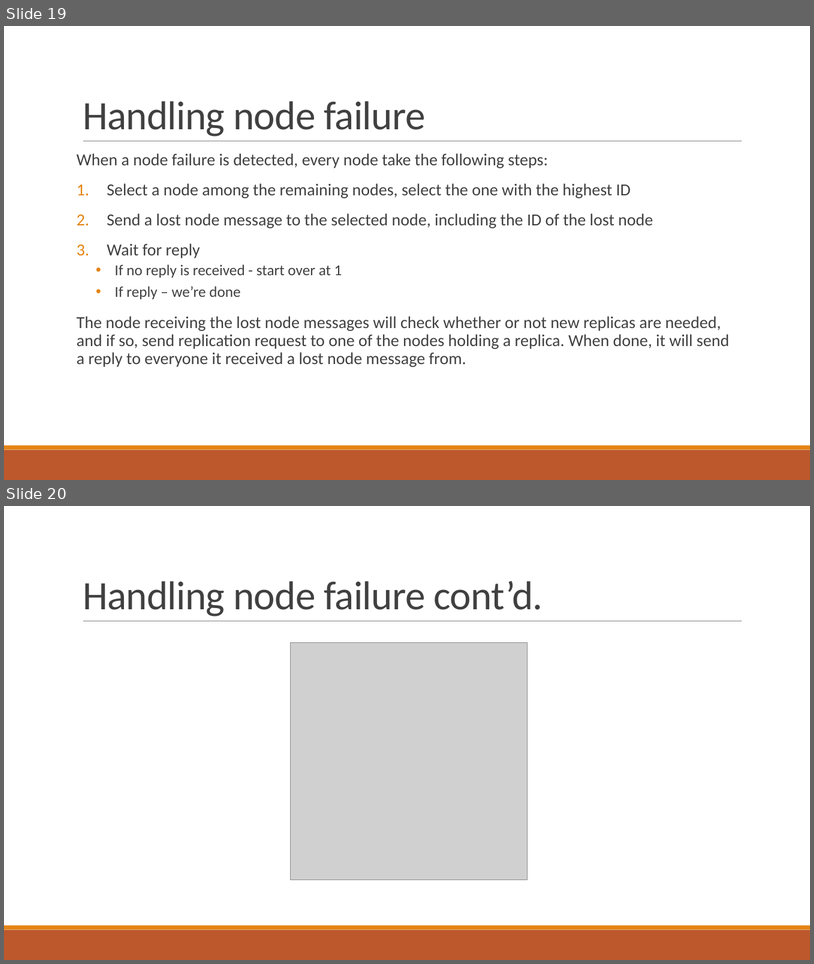
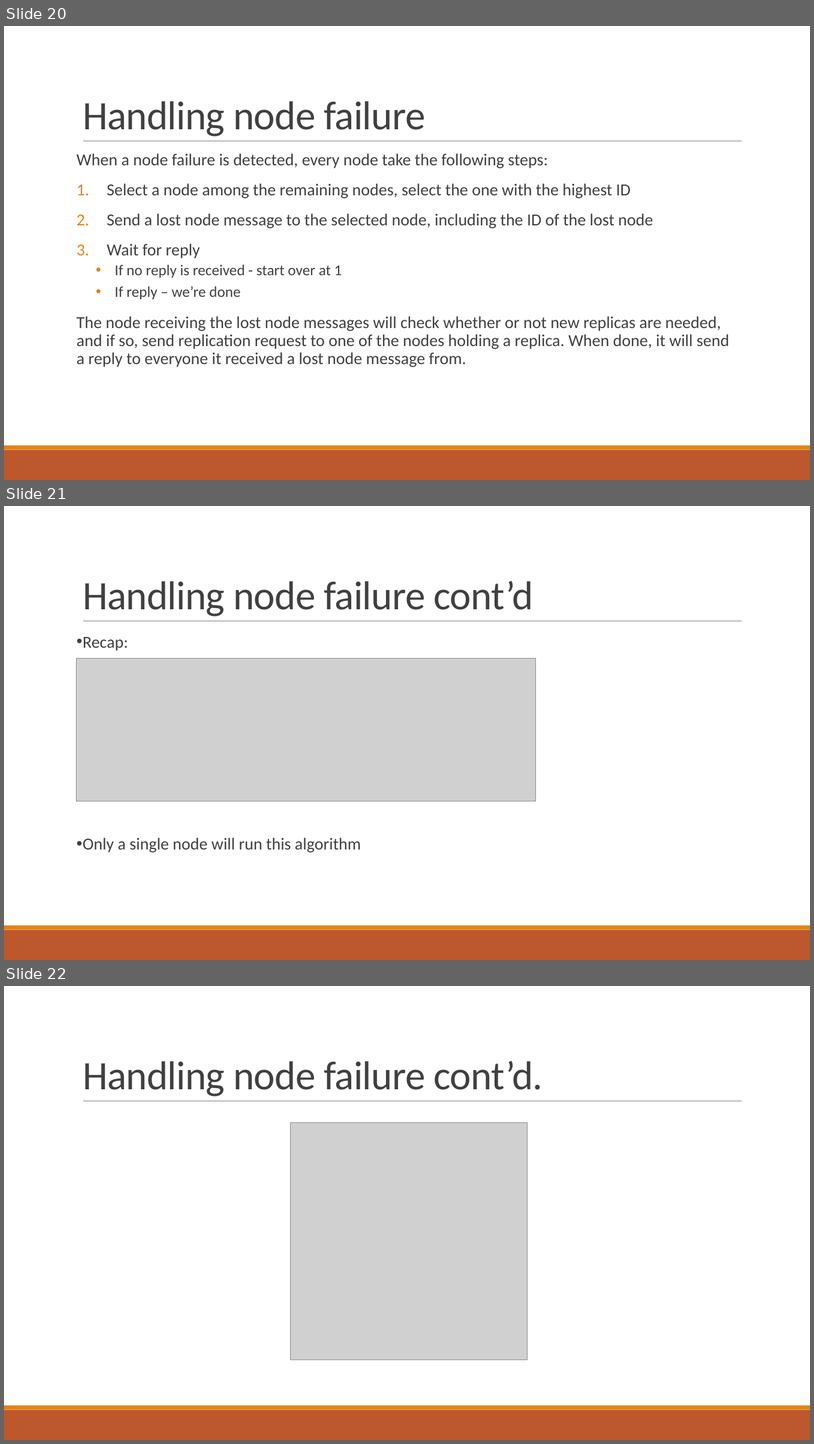
Before and after one commit to PStahl/master_thesis, a slide deck: presentation/presentation.pptx. Shown one above the other, each under a label of ours: slides 19 and 20 before the commit, slides 20, 21 and 22 after it. The pictures are 814x964 and 814x1444 pixels, drawn with LibreOffice and Linux fonts; fonts in the diff are those of the drawing; grey boxes stand for pictures. Boxes give left, top, right and bottom in pixels: in the first picture for what was removed or moved away, otherwise in the second. Text is boxed around its words. In the diff, an @@ line names an element or a change of style, - is before the commit and + after.

```diff
--- a/presentation/presentation.pptx
+++ b/presentation/presentation.pptx
@@ slide 21 added at <box>4,506,810,960</box>, background #FFFFFF; not listed: 3 template elements that a slide beside it also shows @@
@@ title added at <box>83,581,533,616</box>, 48 pt, text #404040 @@
+Handling node failure cont’d
@@ text added at <box>83,637,361,852</box>, 20 pt, text #404040 @@
+• Recap:
+• Only a single node will run this algorithm
@@ picture added at <box>77,658,536,801</box> @@
@@ what was slide 19 is now slide 20 @@
@@ what was slide 20 is now slide 22 @@
```
Also in this commit, not shown: 7 slides changed, 1 other slide added.
